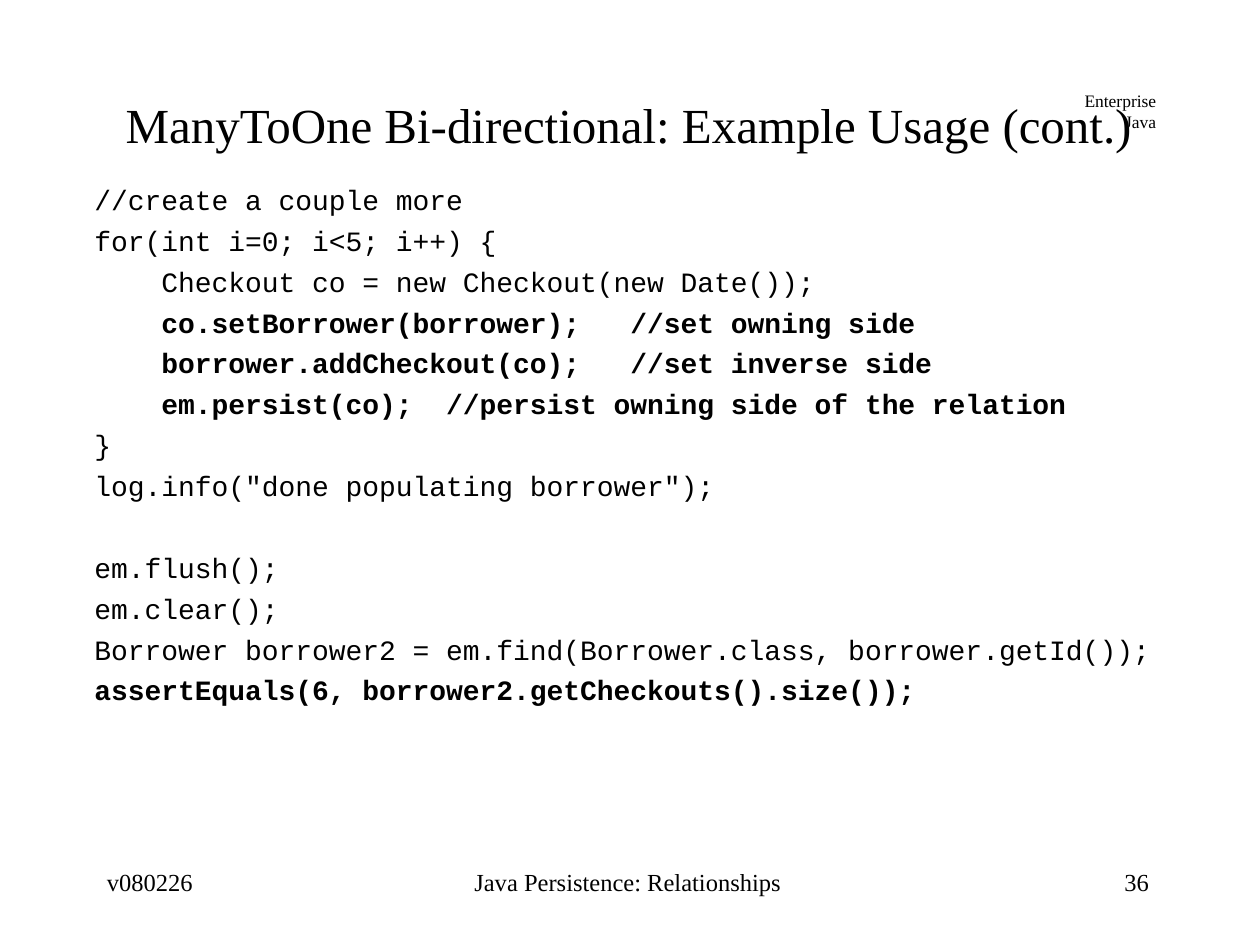
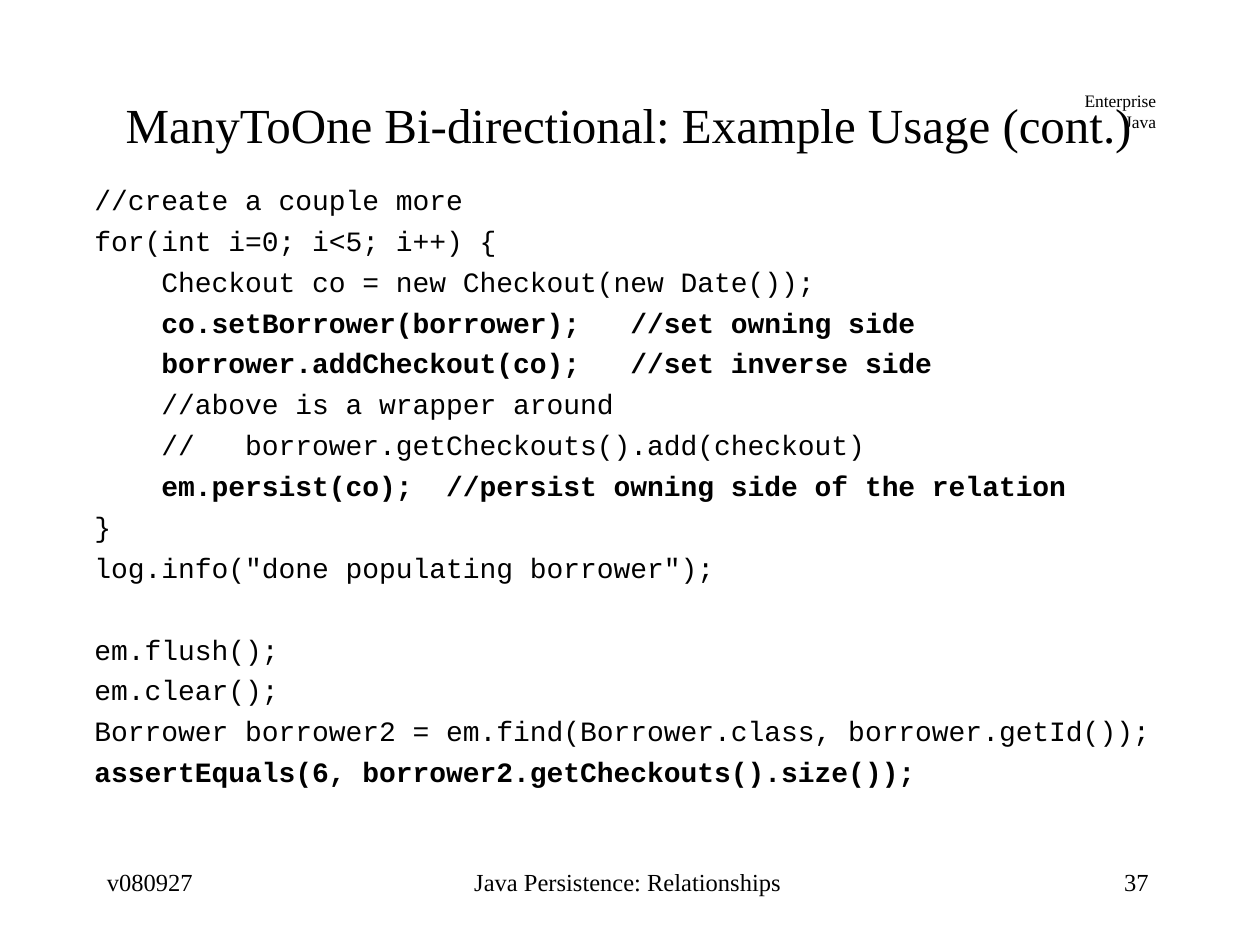
Before and after one commit to jcstaff/ejava-javaee, a slide deck: slide 37 of ormRelations/src/site/resources/lectures/ormRelations.ppt (slide 36 before the commit). Drawn at 1260x945 pixels with LibreOffice and Linux fonts; fonts in the diff are those of the drawing. Boxes give left, top, right and bottom in pixels: in the first picture for what was removed or moved away, otherwise in the second. Text is boxed around its words. In the diff, an @@ line names an element or a change of style, - is before the commit and + after.

```diff
--- a/ormRelations/src/site/resources/lectures/ormRelations.ppt
+++ b/ormRelations/src/site/resources/lectures/ormRelations.ppt
@@ text at box(161, 395, 865, 461): paragraphs added @@
+//above is a wrapper around
+// borrower.getCheckouts().add(checkout)
@@ text at box(107, 874, 193, 892): text changed @@
-v080226
+v080927
@@ page number at box(1124, 874, 1149, 892): text changed @@
-36
+37
```
Also in this commit, not shown: 62 other slides changed, 4 slides added, 2 other files.
